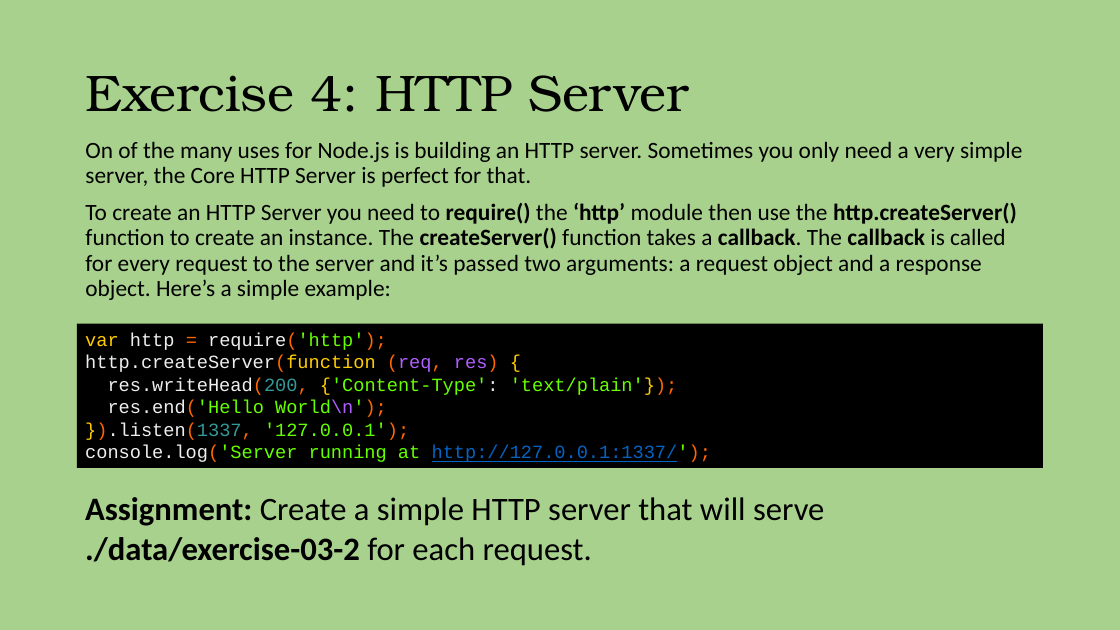
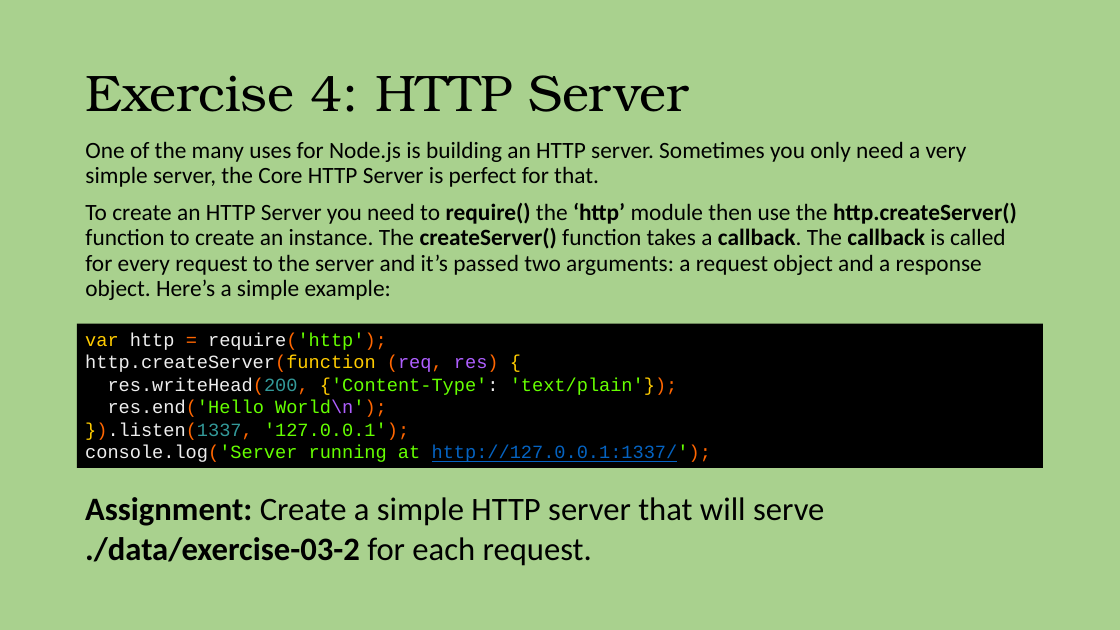
Before and after one commit to simianhacker/intro-to-node, a slide deck: slide 10 of Intro to Node.pptx. Drawn at 1120x630 pixels with LibreOffice and Linux fonts; fonts in the diff are those of the drawing. Boxes give left, top, right and bottom in pixels: in the first picture for what was removed or moved away, otherwise in the second. Text is boxed around its words. In the diff, an @@ line names an element or a change of style, - is before the commit and + after.

Commit message:
Fixing typo

```diff
--- a/Intro to Node.pptx
+++ b/Intro to Node.pptx
@@ text at <box>85,141,967,187</box>: text changed @@
-On of the many uses for Node.js is building an HTTP server. Sometimes you only need a very simple server, the Core HTTP Server is perfect for that.
+One of the many uses for Node.js is building an HTTP server. Sometimes you only need a very simple server, the Core HTTP Server is perfect for that.
```
Also in this commit, not shown: 1 other slide changed.
